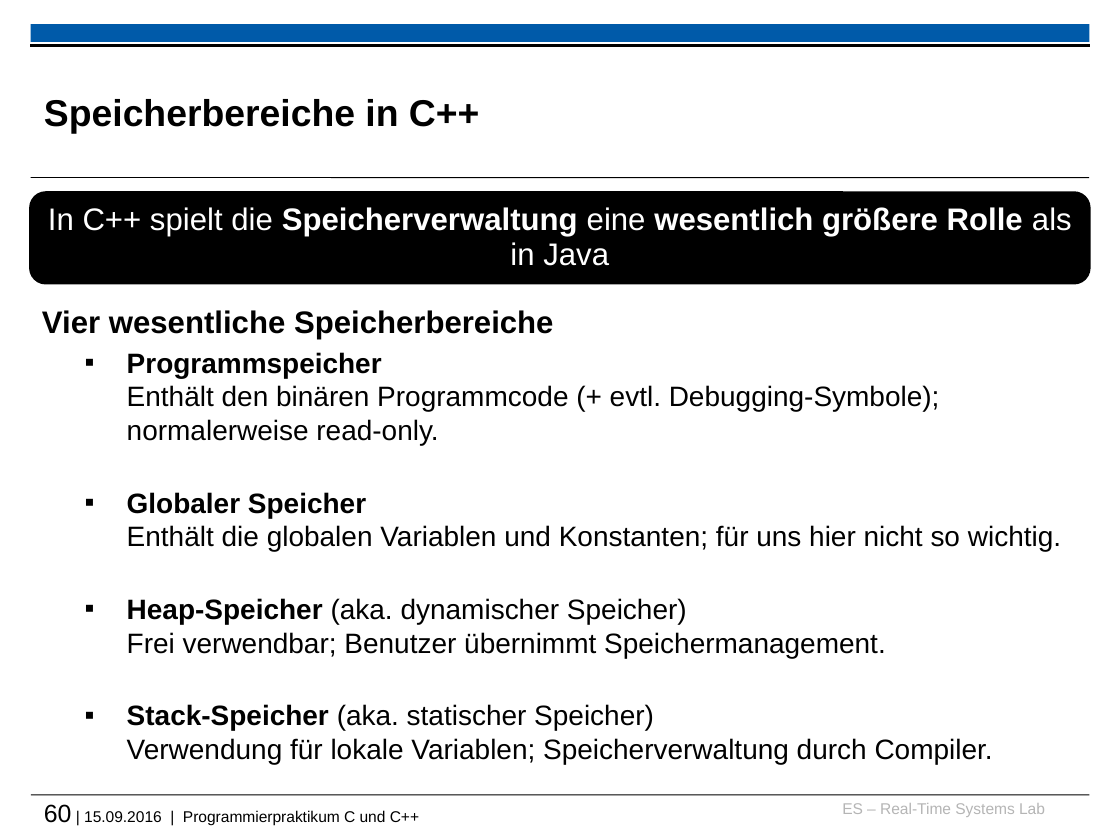
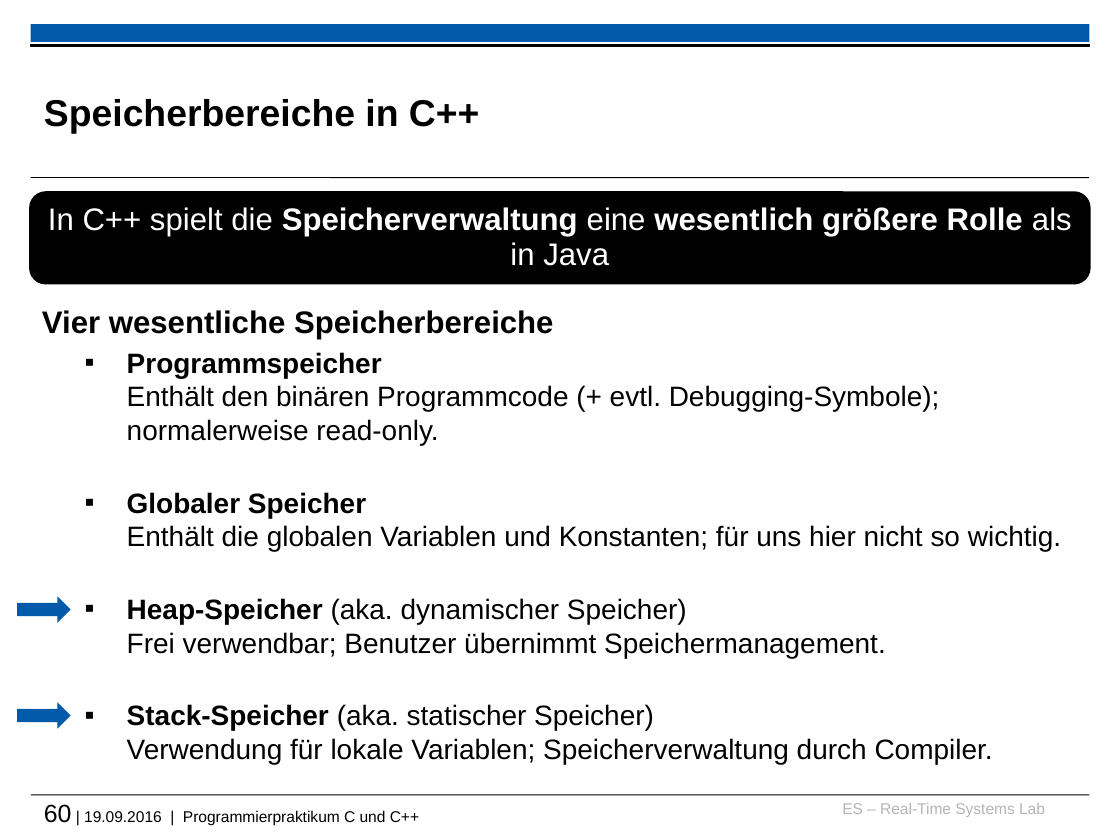
Before and after one commit to h82k/tud-cppp, a slide deck: slide 60 of cppp_lecture.pptx. Drawn at 1120x840 pixels with LibreOffice and Linux fonts; fonts in the diff are those of the drawing; background and template pictures are left out. Boxes give left, top, right and bottom in pixels: in the first picture for what was removed or moved away, otherwise in the second. Text is boxed around its words. In the diff, an @@ line names an element or a change of style, - is before the commit and + after.

```diff
--- a/cppp_lecture.pptx
+++ b/cppp_lecture.pptx
@@ right arrow added at (x1=17, y1=596, x2=71, y2=623), fill #005AA9 @@
@@ right arrow added at (x1=17, y1=702, x2=71, y2=729), fill #005AA9 @@
@@ text at (x1=44, y1=804, x2=419, y2=825): text changed @@
-60 | 15.09.2016 | Programmierpraktikum C und C++
+60 | 19.09.2016 | Programmierpraktikum C und C++
```
Also in this commit, not shown: 11 other slides changed, 3 other files.
